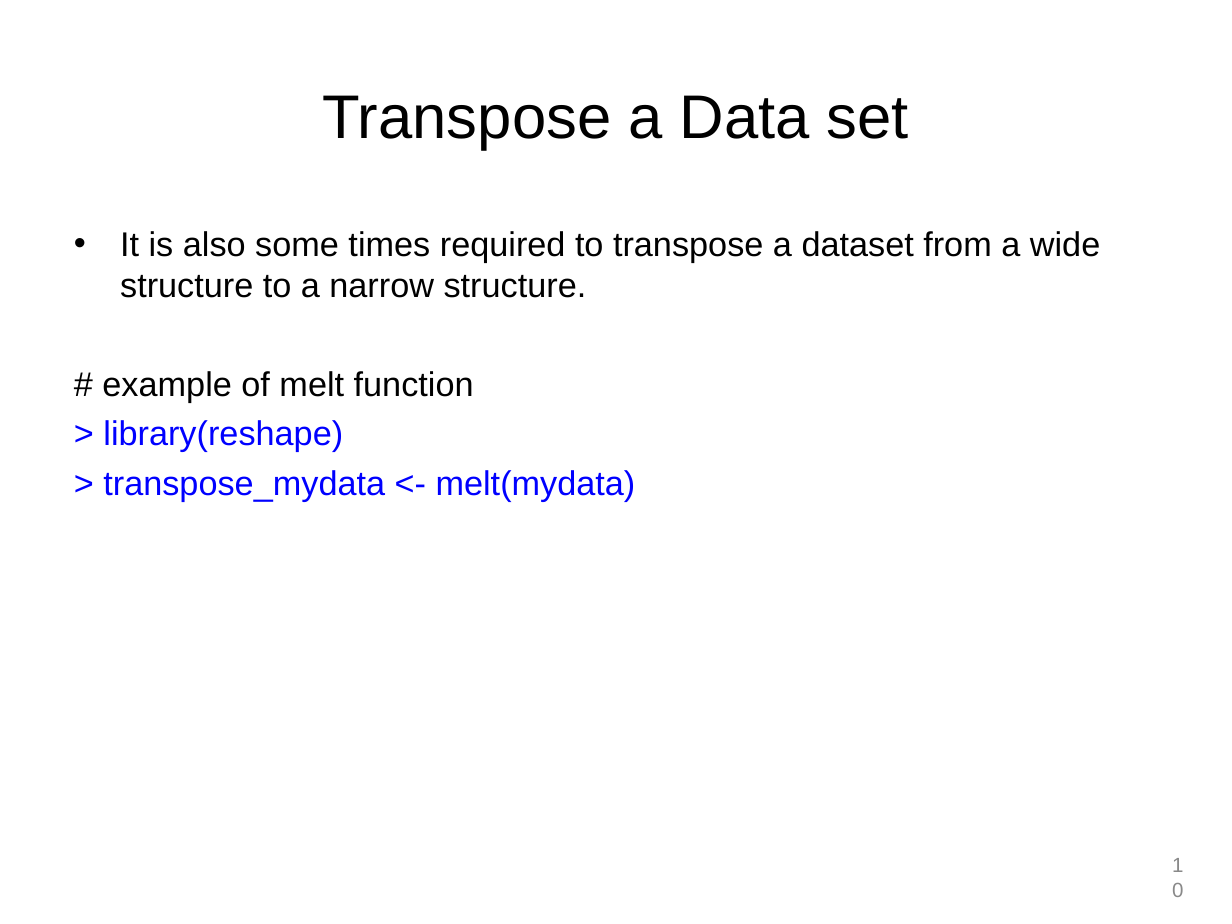
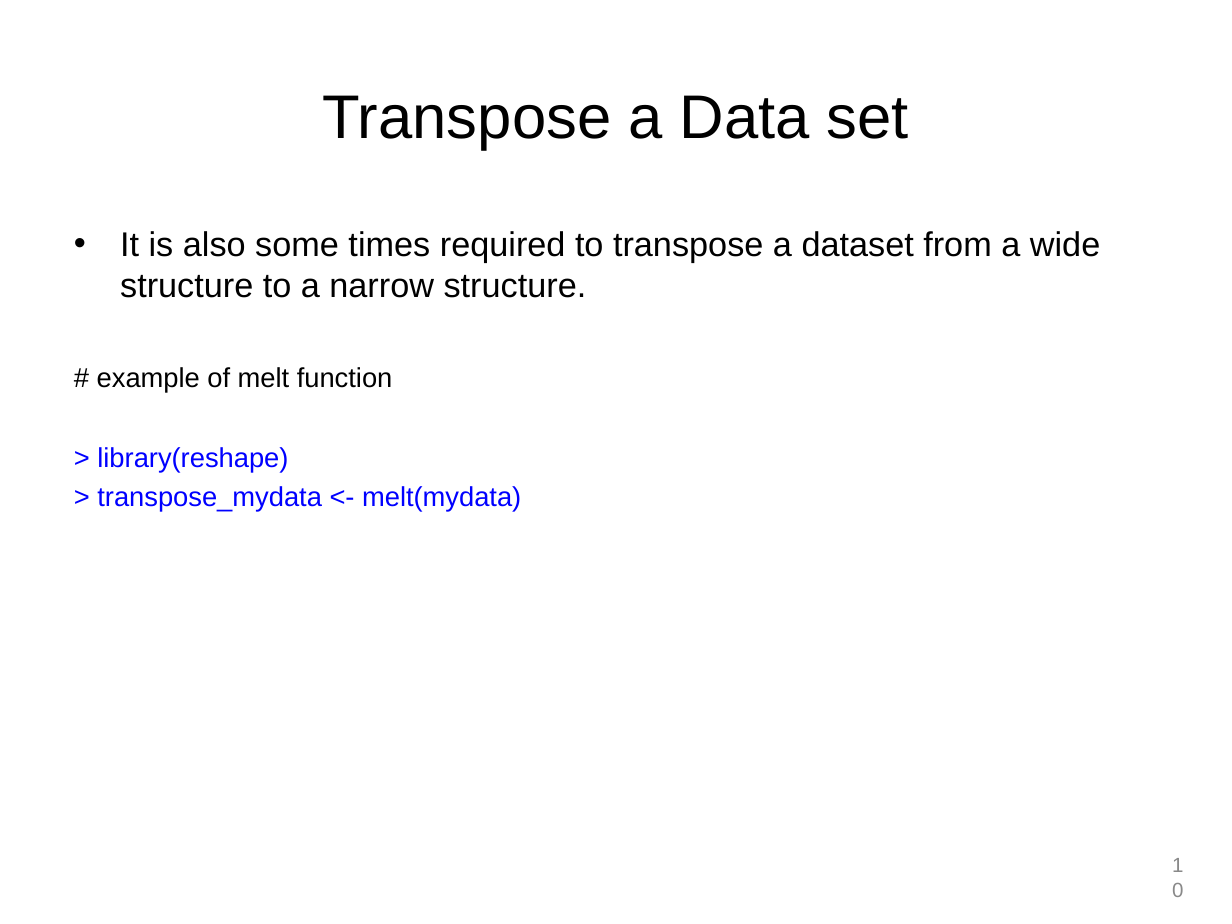
Before and after one commit to perrajuv/Data_Analysis_in_R, a slide deck: slide 10 of R_Tutorial/presentation/R_Tutorial.ppt. Drawn at 1232x924 pixels with LibreOffice and Linux fonts; fonts in the diff are those of the drawing; background and template pictures are left out. Boxes give left, top, right and bottom in pixels: in the first picture for what was removed or moved away, otherwise in the second. Text is boxed around its words. In the diff, an @@ line names an element or a change of style, - is before the commit and + after.

```diff
--- a/R_Tutorial/presentation/R_Tutorial.ppt
+++ b/R_Tutorial/presentation/R_Tutorial.ppt
@@ text at bbox=[97, 367, 521, 512]: size 20 to 16 pt in "# example of melt function", "> library(reshape)", "> transpose_mydata <- melt(mydata)"; less space between paragraphs @@
```
Also in this commit, not shown: 8 other slides changed, 20 other files.
